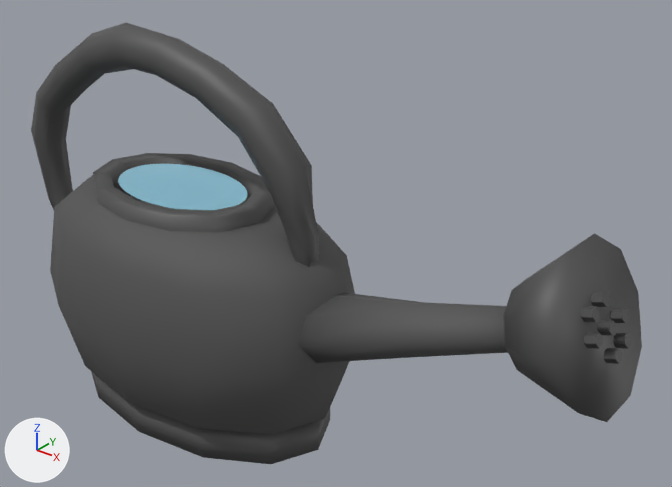
Renders of the Blender file assets/game-assets/WateringCan.blend from each side of a commit.
One viewpoint serves both versions: a camera (50 mm lens) standing at (3.4, -2.97, 3.24) and looking at (0.84, 0.23, 1.25). The axes (+X, +Y, +Z) are drawn at lower left. The lights are the same throughout. The older version comes first.

The first picture shows 'WateringCan_Base_Ring', 'WateringCan_Body', 'WateringCan_Fill_Rim', 'WateringCan_Handle', 'WateringCan_Rose_Face_Dots', 'WateringCan_Rose_Head', 'WateringCan_Spout', 'WateringCan_Water'.
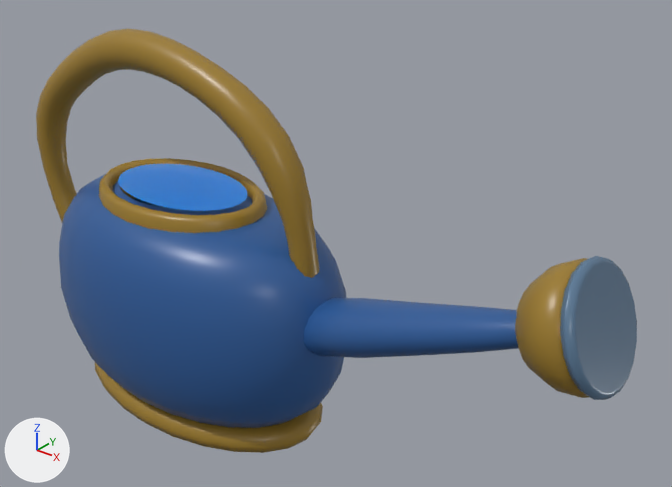
Location of each change, (x1, y1, x2, y2) in pixels of the pictures (672 x 487 px):
'WateringCan_Body', recoloured, surface changed, modifiers changed
    before: (50, 175, 355, 435)
    after: (59, 174, 346, 428)
'WateringCan_Handle', recoloured, modifiers changed
    before: (31, 23, 319, 267)
    after: (36, 29, 319, 278)
'WateringCan_Rose_Head', recoloured, modifiers changed
    before: (503, 233, 642, 422)
    after: (515, 258, 588, 398)
'WateringCan_Spout', recoloured, surface changed, modifiers changed (dark grey to blue)
    before: (298, 293, 508, 363)
    after: (303, 298, 519, 358)
'WateringCan_Rose_Face_Dots', recoloured
    both: (581, 291, 631, 364)
'WateringCan_Base_Ring', recoloured, modifiers changed
    before: (91, 371, 330, 464)
    after: (95, 362, 323, 453)
'WateringCan_Fill_Rim', recoloured, modifiers changed (7% narrower)
    before: (93, 153, 273, 232)
    after: (99, 158, 267, 233)
'WateringCan_Water', recoloured
    both: (118, 164, 248, 210)

Diff of the bpy script that builds the scene:
```diff
--- a/assets/game-assets/WateringCan.blend.py
+++ b/assets/game-assets/WateringCan.blend.py
@@ mat_material_water @@
 mat_material_water = principled_material('Material.Water')
-mat_material_water.base_color = (0.35, 0.75, 0.95)  # cyan #a0e1f9
+mat_material_water.base_color = (0.0, 0.289, 1.0)  # blue #0092ff
 mat_material_water.roughness = 0.18
@@ mat_material_wateringcan_body @@
 mat_material_wateringcan_body = principled_material('Material.WateringCan.Body')
-mat_material_wateringcan_body.base_color = (0.0908, 0.0908, 0.0908)  # dark grey #555555
+mat_material_wateringcan_body.base_color = (0.0256, 0.105, 0.315)  # blue #2c5b98
 mat_material_wateringcan_body.metallic = 0.05
-mat_material_wateringcan_body.roughness = 0.72
+mat_material_wateringcan_body.roughness = 0.35
@@ mat_material_wateringcan_trim @@
 mat_material_wateringcan_trim = principled_material('Material.WateringCan.Trim')
-mat_material_wateringcan_trim.base_color = (0.0908, 0.0908, 0.0908)  # dark grey #555555
+mat_material_wateringcan_trim.base_color = (0.336, 0.201, 0.0245)  # yellow #9d7c2b
 mat_material_wateringcan_trim.metallic = 0.18
@@ mat_material_wateringcan_dark @@
 mat_material_wateringcan_dark = principled_material('Material.WateringCan.Dark')
-mat_material_wateringcan_dark.base_color = (0.0908, 0.0908, 0.0908)  # dark grey #555555
+mat_material_wateringcan_dark.base_color = (0.103, 0.188, 0.299)  # blue #5a7895
 mat_material_wateringcan_dark.metallic = 0.2
@@ ob_wateringcan_body @@
 ob_wateringcan_body.scale = (4.79, 4.79, 4.79)
+_m = ob_wateringcan_body.modifiers.new('Party Subdivision', 'SUBSURF')
+_m.render_levels = 1
@@ ob_wateringcan_fill_rim @@
 ob_wateringcan_fill_rim.scale = (6.02, 6.02, 6.02)
+_m = ob_wateringcan_fill_rim.modifiers.new('Party Subdivision', 'SUBSURF')
+_m.render_levels = 1
@@ ob_wateringcan_base_ring @@
 ob_wateringcan_base_ring.scale = (4.79, 4.79, 4.79)
+_m = ob_wateringcan_base_ring.modifiers.new('Party Subdivision', 'SUBSURF')
+_m.render_levels = 1
@@ ob_wateringcan_spout @@
 ob_wateringcan_spout.scale = (4.79, 4.79, 4.79)
+_m = ob_wateringcan_spout.modifiers.new('Party Subdivision', 'SUBSURF')
+_m.render_levels = 1
@@ ob_wateringcan_rose_head @@
 ob_wateringcan_rose_head.scale = (4.79, 4.79, 4.79)
+_m = ob_wateringcan_rose_head.modifiers.new('Party Subdivision', 'SUBSURF')
+_m.render_levels = 1
@@ ob_wateringcan_handle @@
 ob_wateringcan_handle.scale = (4.79, 4.79, 4.79)
+_m = ob_wateringcan_handle.modifiers.new('Party Subdivision', 'SUBSURF')
+_m.render_levels = 1
```
